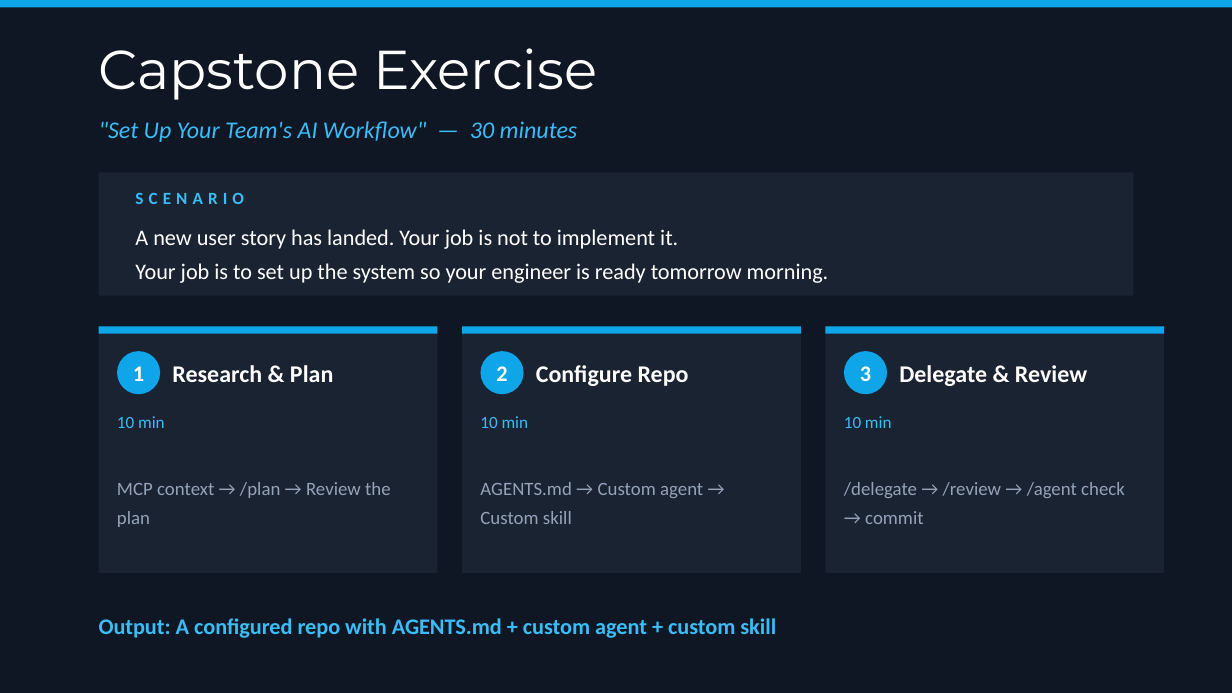
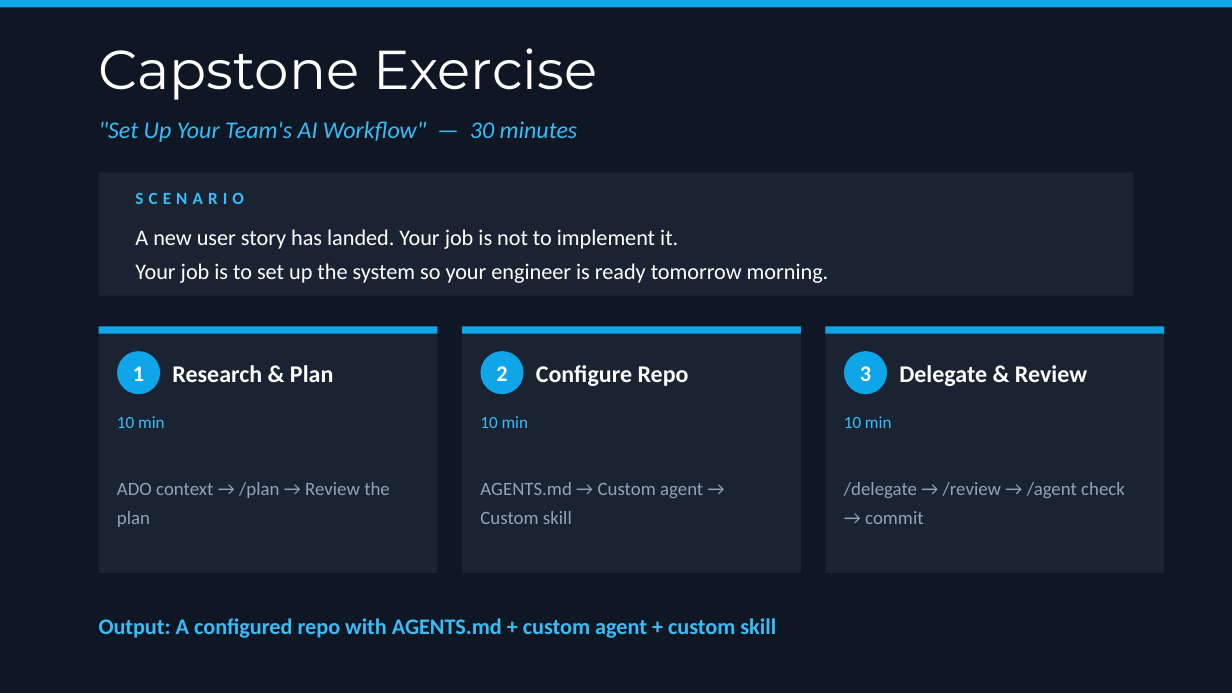
Before and after one commit to bubuding0809/copilot-cli-for-beginners, a slide deck: slide 13 of WORKSHOP-PRESENTATION.pptx. Drawn at 1232x693 pixels with LibreOffice and Linux fonts; fonts in the diff are those of the drawing. Boxes give left, top, right and bottom in pixels: in the first picture for what was removed or moved away, otherwise in the second. Text is boxed around its words. In the diff, an @@ line names an element or a change of style, - is before the commit and + after.

```diff
--- a/WORKSHOP-PRESENTATION.pptx
+++ b/WORKSHOP-PRESENTATION.pptx
@@ text at [117,482,390,527]: text changed @@
-MCP context → /plan → Review the plan
+ADO context → /plan → Review the plan
```
Also in this commit, not shown: 4 other slides changed, 1 slide added, 1 slide removed, 3 other files.
